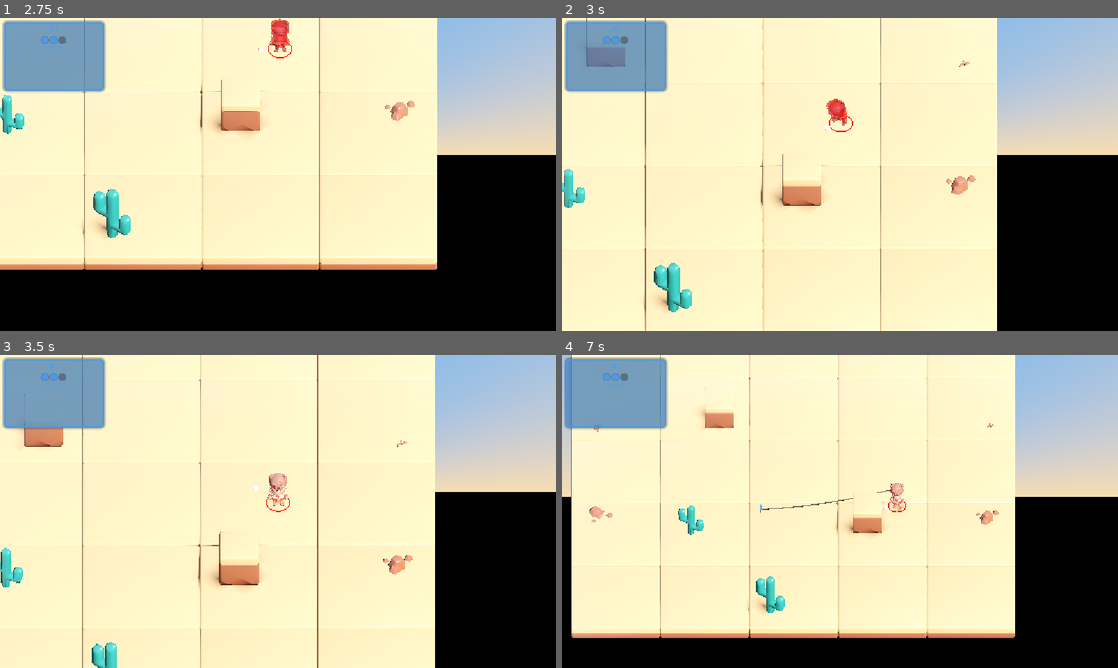
Above: before the commit, frames 1-4 (two rows, left to right).
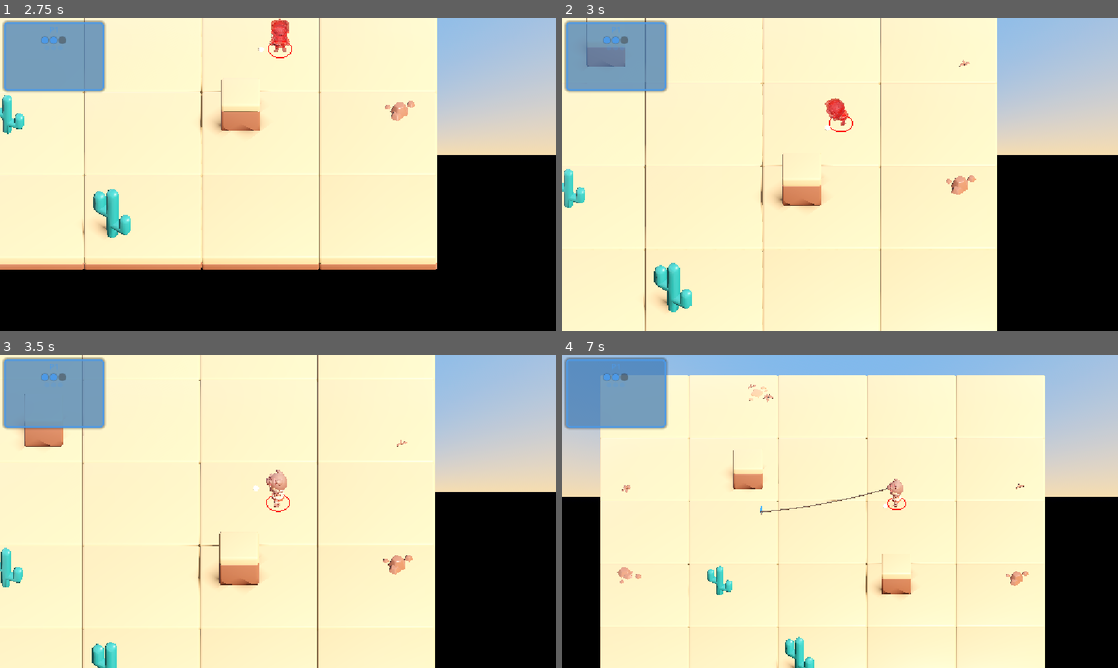
Above: after the commit, the same moments.

Repository: haotsai101/ropedart-arena
Game: Godot game, scene res://tests/test_player_map_boundary.tscn
Two runs of this game, one before a commit and one after it. Both use one fixed random seed, a clock stepped at 60 frames per second and the inputs below. This scene is started directly instead of the project's main scene.
Inputs (mouse positions are in pixels of both pictures, inside the frame that each line leads up to):
- Up to frame 1 (2.75 s): tap Enter (ui_accept) at 0.5, 0.77, 2 s; move the mouse to (250, 237) at 0.52 s; hold Up (ui_up) 0.53-1.25 s; tap B at 0.6 s; click (250, 237) at 0.67 s; drag from (444, 221) to (250, 237) at 1.27 s; move the mouse to (111, 127) at 2.02 s; hold Left (ui_left) from 2.03 s (still down); tap R at 2.1 s
- Up to frame 2 (3 s): release Left (ui_left) at 2.75 s; drag from (867, 174) to (673, 127) at 2.77 s
- Up to frame 3 (3.5 s): no input
- Up to frame 4 (7 s): move the mouse to (756, 433) at 3.52 s; hold Down (ui_down) 3.53-4.25 s; tap Backspace at 3.6 s; tap Enter (ui_accept) at 3.77, 6.77 s; drag from (962, 495) to (756, 433) at 4.27 s; move the mouse to (728, 527) at 5.02 s; hold Up (ui_up) 5.03-5.75 s; hold Shift 5.03-5.75 s; click (728, 527) at 5.17 s; drag from (895, 442) to (728, 527) at 5.77 s; move the mouse to (812, 574) at 6.52 s; hold Right (ui_right) from 6.53 s (still down); tap B at 6.6 s

Frame 1 is identical in both runs. In frame 2, 0.1% of the frame differs, in the area x 47-52%, y 25-35%; in frame 3, 0.2%; in frame 4, 26%, in the area x 1-87%, y 0-100%.

Commit message:
fix: face aim direction while charging a throw
Charging zeroes velocity (movement_blocked), so the existing
vel2d-based facing logic never triggered during a charge -- the
character just kept whatever direction they last faced before the
charge started, ignoring where they were actually aiming. Uses
aim_dir instead of vel2d as the facing target while _is_charging is
true, so turning the aim stick/mouse during a charge visibly reorients
the character toward the throw target.

Co-Authored-By: Claude Sonnet 5 <noreply@anthropic.com>
Claude-Session: https://claude.ai/code/session_019aCxs6gZU2bEG9ijQUiYXu

Diff:
--- a/scripts/player.gd
+++ b/scripts/player.gd
@@ -488,15 +488,21 @@
 	else:
 		_play_anim("Idle_A")
 
-	# Facing: smoothly turn the mesh to face the movement direction. KayKit's
-	# modeled forward is actually +Z after import (same as the old fruit
-	# models needed, confirmed visually — the glTF/Godot -Z-forward
-	# assumption in a prior version of this comment was wrong), opposite of
-	# Basis.looking_at()'s -Z convention, so look toward the reverse vector.
+	# Facing: smoothly turn the mesh to face the movement direction -- or,
+	# while charging a throw, the aim direction instead. Charging zeroes
+	# velocity (movement_blocked), so the vel2d-based facing below would
+	# otherwise just freeze on whatever direction was last faced before the
+	# charge started; aiming should still visibly reorient you toward your
+	# throw target even though you can't move. KayKit's modeled forward is
+	# actually +Z after import (same as the old fruit models needed,
+	# confirmed visually — the glTF/Godot -Z-forward assumption in a prior
+	# version of this comment was wrong), opposite of Basis.looking_at()'s
+	# -Z convention, so look toward the reverse vector.
 	var vel2d := Vector2(velocity.x, velocity.z)
-	if vel2d.length() > 0.5:
-		_facing_dir = vel2d.normalized()
-		var dir3 := Vector3(vel2d.x, 0.0, vel2d.y).normalized()
+	var facing_target: Vector2 = aim_dir if _is_charging else vel2d
+	if facing_target.length() > 0.5:
+		_facing_dir = facing_target.normalized()
+		var dir3 := Vector3(facing_target.x, 0.0, facing_target.y).normalized()
 		var desired_quat: Quaternion = Basis.looking_at(-dir3, Vector3.UP).get_rotation_quaternion()
 		player_mesh.quaternion = player_mesh.quaternion.slerp(desired_quat, clampf(12.0 * delta, 0.0, 1.0))
 
